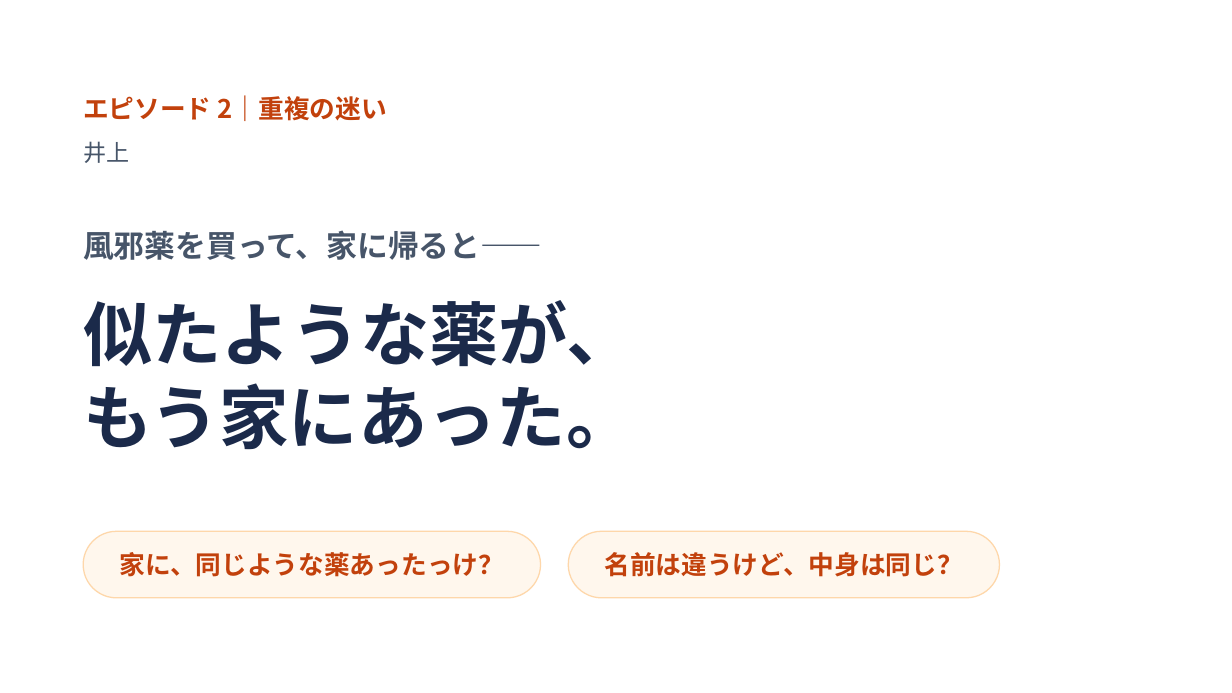
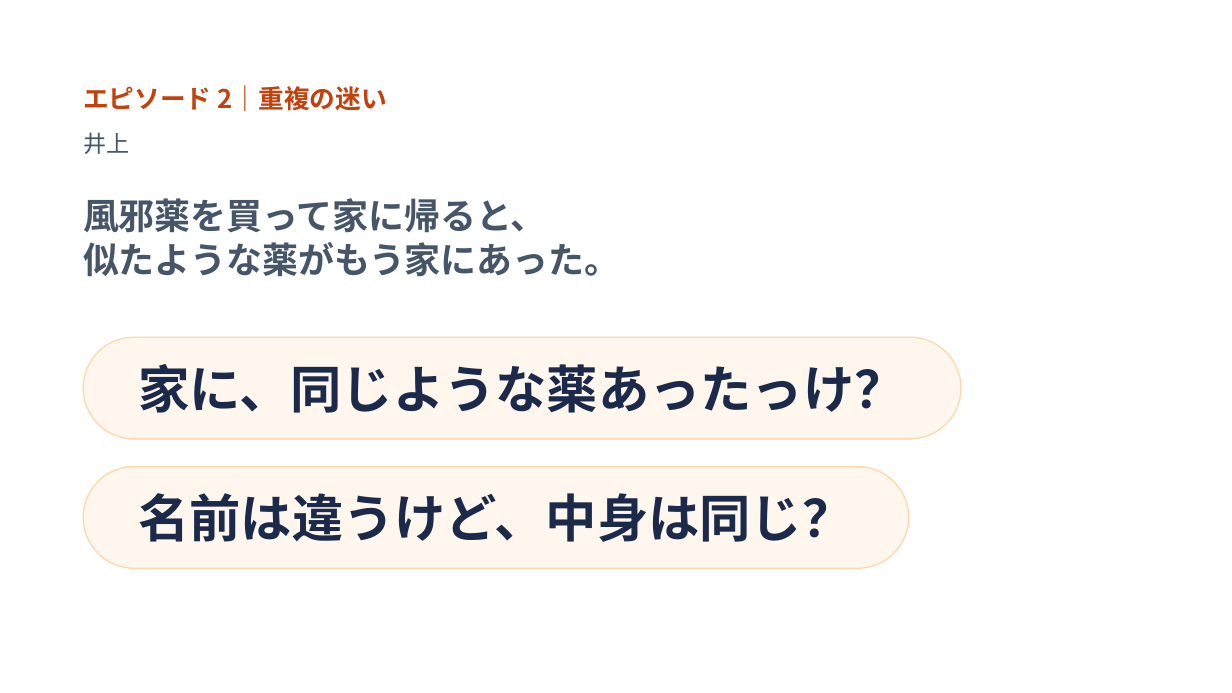
Before and after one commit to John-Frusciante/overlai, a slide deck: slide 3 of docs/ピッチ/Overlai_本選ピッチ.pptx. Drawn at 1232x693 pixels with LibreOffice and Linux fonts; fonts in the diff are those of the drawing. Boxes give left, top, right and bottom in pixels: in the first picture for what was removed or moved away, otherwise in the second. Text is boxed around its words. In the diff, an @@ line names an element or a change of style, - is before the commit and + after.

```diff
--- a/docs/ピッチ/Overlai_本選ピッチ.pptx
+++ b/docs/ピッチ/Overlai_本選ピッチ.pptx
@@ text "エピソード 2｜重複の迷い": place and size @@
-text "エピソード 2｜重複の迷い" at bbox=[83, 95, 387, 121]
+text "エピソード 2｜重複の迷い" at bbox=[83, 85, 387, 111]
@@ text "井上": place and size @@
-text "井上" at bbox=[83, 141, 129, 163]
+text "井上" at bbox=[83, 132, 129, 154]
@@ text at bbox=[83, 198, 620, 276]: text changed; size 24 to 28 pt @@
-風邪薬を買って、家に帰ると――
+風邪薬を買って家に帰ると、
+似たような薬がもう家にあった。
@@ text removed at bbox=[83, 300, 636, 450] @@
-似たような薬が、
-もう家にあった。
@@ rounded rectangle "家に、同じような薬あったっけ？" at bbox=[83, 337, 961, 439]: size 20 to 40 pt, text colour #C2410C to #1B2A4A @@
@@ rounded rectangle "家に、同じような薬あったっけ？": place and size @@
-rounded rectangle "家に、同じような薬あったっけ？" at bbox=[83, 531, 541, 598]
+rounded rectangle "家に、同じような薬あったっけ？" at bbox=[83, 337, 961, 439]
@@ rounded rectangle "名前は違うけど、中身は同じ？": place and size @@
-rounded rectangle "名前は違うけど、中身は同じ？" at bbox=[568, 531, 1000, 598]
+rounded rectangle "名前は違うけど、中身は同じ？" at bbox=[83, 467, 909, 568]
@@ rounded rectangle "名前は違うけど、中身は同じ？" at bbox=[83, 467, 909, 568]: size 20 to 40 pt, text colour #C2410C to #1B2A4A @@
```
Also in this commit, not shown: 1 other slide changed, 6 other files.
